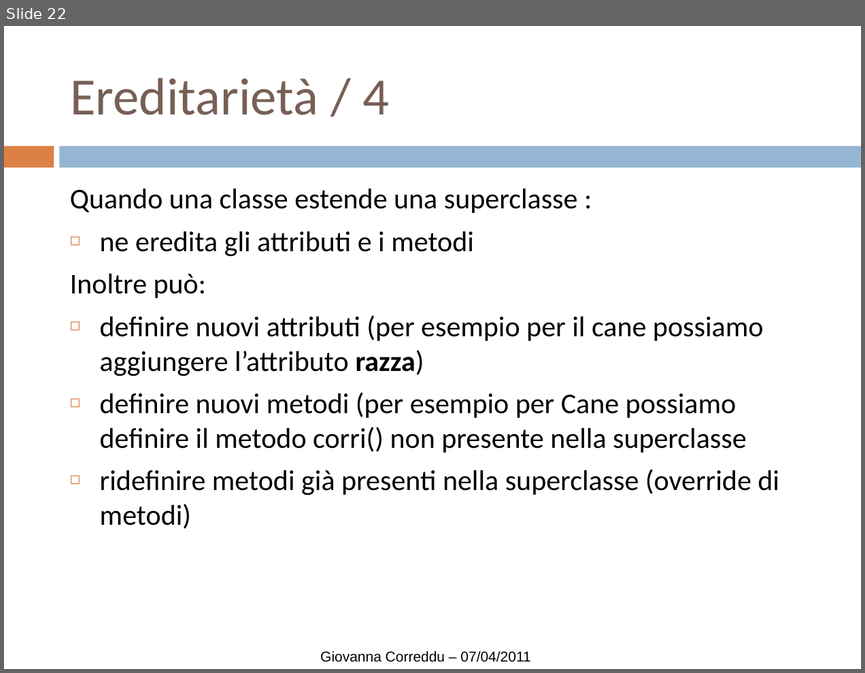
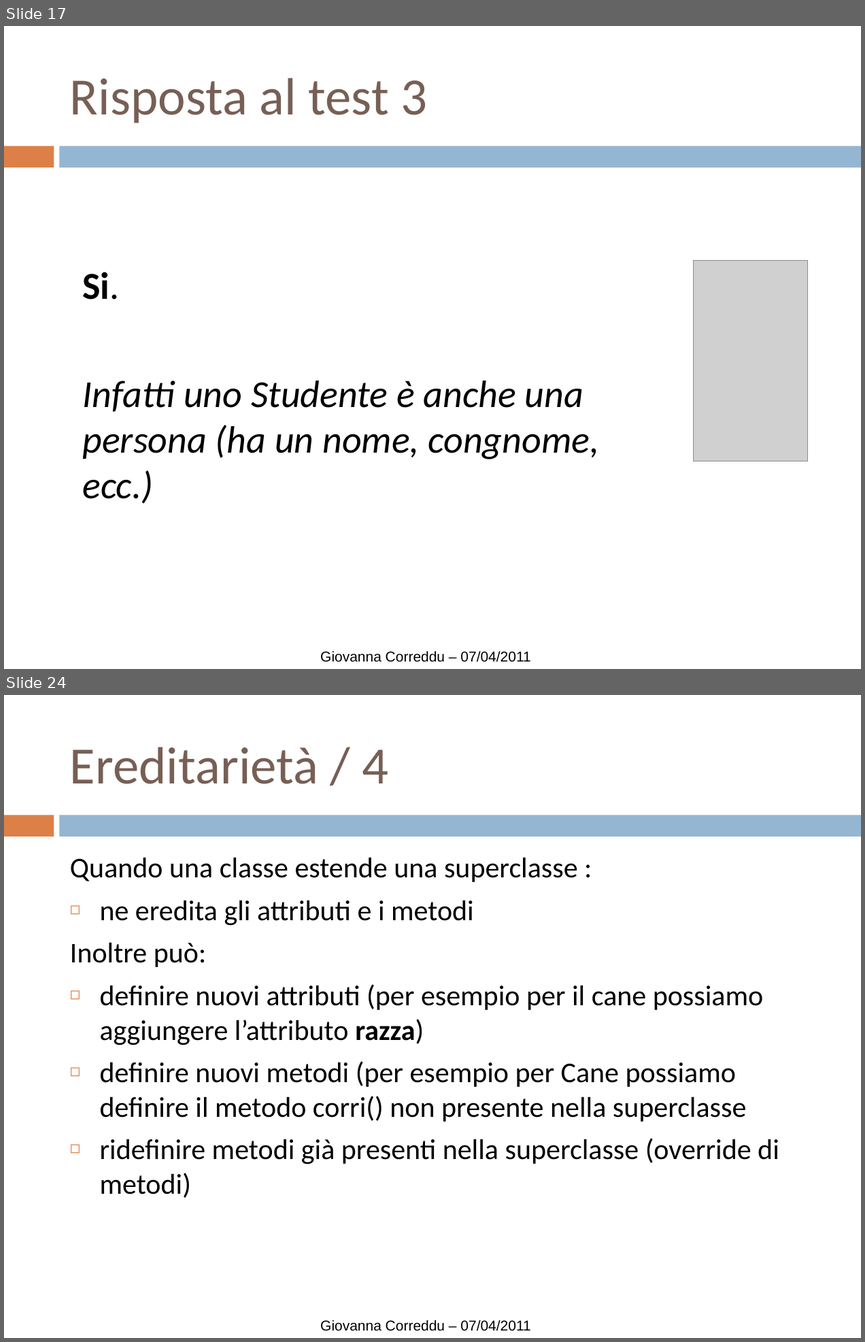
Before and after one commit to piffy/ereditarieta-java, a slide deck: slides/principidellaoop-ereditariet-110410103523-phpapp01.ppt. Shown one above the other, each under a label of ours: slide 22 before the commit, slides 17 and 24 after it; the slides between them are not shown. The pictures are 865x673 and 865x1342 pixels, drawn with LibreOffice and Linux fonts; fonts in the diff are those of the drawing; grey boxes stand for pictures. Boxes give left, top, right and bottom in pixels: in the first picture for what was removed or moved away, otherwise in the second. Text is boxed around its words. In the diff, an @@ line names an element or a change of style, - is before the commit and + after.

```diff
--- a/slides/principidellaoop-ereditariet-110410103523-phpapp01.ppt
+++ b/slides/principidellaoop-ereditariet-110410103523-phpapp01.ppt
@@ slide 17 added at bbox=[4, 26, 861, 669], background #FFFFFF; not listed: 3 template elements that a slide beside it also shows @@
@@ text added at bbox=[70, 78, 427, 123], 44 pt, text #775F55 @@
+Risposta al test 3
@@ picture added at bbox=[694, 260, 808, 461] @@
@@ text added at bbox=[82, 271, 600, 503], 32 pt, text #000000, italic @@
+Si.
+Infatti uno Studente è anche una persona (ha un nome, congnome, ecc.)
@@ what was slide 22 is now slide 24 @@
```
Also in this commit, not shown: 19 slides changed, 1 other slide added, 8 other files.
